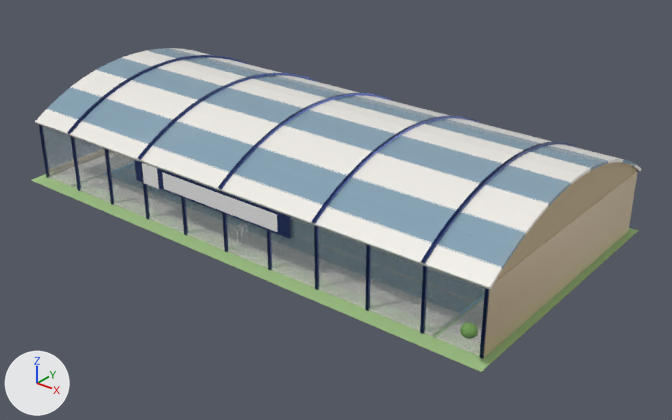
What one commit did to the glTF model modelos/piscina.glb.
Camera for both pictures: a 50 mm lens placed at (61.2, -72.8, 47.1), pointed at (3.2, -0.3, 2.2). Arrows for +X, +Y and +Z are at lower left; the lights stay in place. The picture after the commit comes second. Where no turn or scale is listed for an object, it has been applied to the vertices. Vertices at exactly the same position are counted once.

The first picture shows 'MeshBasicMaterial-tex.002', 'MeshStandardMaterial-tex', 'MeshStandardMaterial.003', 'brillo-14285a', 'brillo-cdb894', 'brillo-f7f4ee', 'metal-14285a', 'vidrio-d6e8f2', 'vidrioT-a9cbe0' and 3 more.
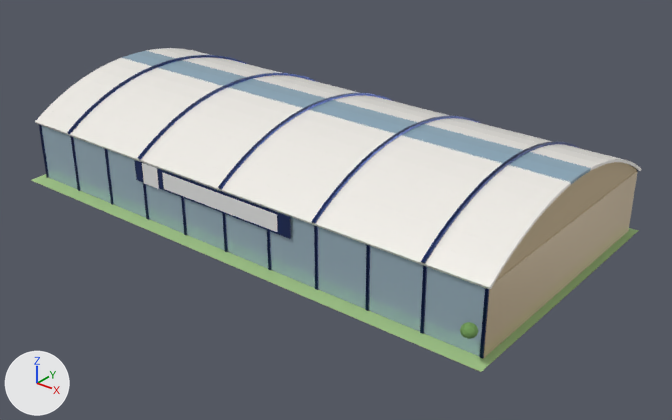
Where the change shows, as pixel boxes [x1, y1, x2, y2] in the pictures (672 x 420 px; the box of a moved part takes in the faces that stretch with it):
'vidrio-d6e8f2', recoloured: [41, 125, 485, 357] in both
part 1 of me_mesh_5, moved or reshaped: before [135, 50, 591, 177]; after [629, 161, 636, 167]
part 2 of me_mesh_5, moved or reshaped: before [122, 53, 581, 185]; after [248, 64, 630, 164]
part 3 of me_mesh_5, added: after [162, 48, 609, 166]
part 4 of me_mesh_5, added: after [147, 49, 600, 171]
part 5 of me_mesh_5, added: after [109, 58, 571, 194]
part 6 of me_mesh_5, added: after [96, 63, 560, 207]
part 7 of me_mesh_5, added: after [58, 87, 526, 251]
part 8 of me_mesh_5, added: after [47, 97, 514, 269]
part 9 of me_mesh_11, moved or reshaped: before [147, 49, 600, 171]; after [135, 50, 591, 177]
part 10 of me_mesh_11, moved or reshaped: before [109, 58, 571, 194]; after [122, 53, 581, 184]
part 11 of me_mesh_11, deleted: before [47, 48, 636, 269]

The change in detail:
Material 'vidrioT-b9d3e2' (mat_vidriot_b9d3e2) is new.
Its base color is (0.485, 0.651, 0.761) (blue #b9d3e2).
Its metallic is 0.35.
Its roughness is 0.12.
Its alpha is 0.8.
me_mesh_5 is used by ob_brillo_f7f4ee; location (0.0, 0.0, 0.0).
me_mesh_5 had 168 vertices, 252 faces and spanned x -30.4..30.4, y -14.6..16.3, z 2.0..13.6.
me_mesh_5 now has 216 vertices, 324 faces and spans x -30.4..30.4, y -14.6..16.3, z 2.0..13.5.
me_mesh_5 part 1: the loose piece of 8 vertices spanning x -30.4..30.4, y 0.7..2.9, z 13.2..13.6 is turned -25.1 degrees about the x axis through its middle, then moved by (0.0, 11.7, -3.0).
me_mesh_5 part 2: the loose piece of 8 vertices spanning x -30.4..30.4, y -1.3..0.9, z 13.2..13.6 is turned -25.1 degrees about the x axis through its middle, then moved by (0.0, 11.9, -2.2).
me_mesh_5 part 3: the loose piece of 8 vertices spanning x -30.4..30.4, y 6.8..8.9, z 12.1..12.9 is copied, and the copy is moved by (0.0, -2.0, 0.4); it spans x -30.4..30.4, y 4.8..6.9, z 12.6..13.3.
me_mesh_5 part 4: the loose piece of 8 vertices spanning x -30.4..30.4, y 0.7..2.9, z 13.2..13.6 is copied, and the copy is turned -4.2 degrees about the x axis through its middle, then moved by (0.0, 2.0, -0.1); it spans x -30.4..30.4, y 2.8..4.9, z 13.0..13.5.
me_mesh_5 part 5: the loose piece of 8 vertices spanning x -30.4..30.4, y -1.3..0.9, z 13.2..13.6 is copied, and the copy is turned 4.2 degrees about the x axis through its middle, then moved by (0.0, -2.0, -0.1); it spans x -30.4..30.4, y -3.3..-1.1, z 13.0..13.5.
me_mesh_5 part 6: the loose piece of 8 vertices spanning x -30.4..30.4, y -7.3..-5.1, z 12.1..12.9 is copied, and the copy is moved by (0.0, 2.0, 0.4); it spans x -30.4..30.4, y -5.3..-3.1, z 12.6..13.3.
me_mesh_5 part 7: the loose piece of 8 vertices spanning x -30.4..30.4, y -9.2..-7.1, z 11.4..12.4 is copied, and the copy is moved by (0.0, -1.9, -0.7); it spans x -30.4..30.4, y -11.1..-9.0, z 10.6..11.8.
me_mesh_5 part 8: the loose piece of 8 vertices spanning x -30.4..30.4, y -14.6..-12.6, z 8.7..10.0 is copied, and the copy is moved by (0.0, 1.8, 1.0); it spans x -30.4..30.4, y -12.9..-10.8, z 9.7..11.0.
me_mesh_10 has 48 vertices, 84 faces and spans x -30.0..30.0, y -14.2..15.9, z 1.8..8.8.
me_mesh_10 no longer uses material mat_vidrio_d6e8f2 (pale blue #d6e8f2).
me_mesh_10 gains material mat_vidriot_b9d3e2 (blue #b9d3e2).
me_mesh_11 is used by ob_vidriot_a9cbe0; location (0.0, 0.0, 0.0).
me_mesh_11 had 64 vertices, 96 faces and spanned x -30.4..30.4, y -12.9..14.5, z 9.7..13.5.
me_mesh_11 now has 16 vertices, 24 faces and spans x -30.4..30.4, y -1.3..2.9, z 13.2..13.6.
me_mesh_11 part 9: the loose piece of 8 vertices spanning x -30.4..30.4, y 2.8..4.9, z 13.0..13.5 is turned 4.2 degrees about the x axis through its middle, then moved by (0.0, -2.0, 0.1).
me_mesh_11 part 10: the loose piece of 8 vertices spanning x -30.4..30.4, y -3.3..-1.1, z 13.0..13.5 is turned -4.2 degrees about the x axis through its middle, then moved by (0.0, 2.0, 0.1).
me_mesh_11 part 11: 6 loose pieces with 48 vertices, spanning x -30.4..30.4, y -12.9..14.5, z 9.7..13.3, are deleted.
